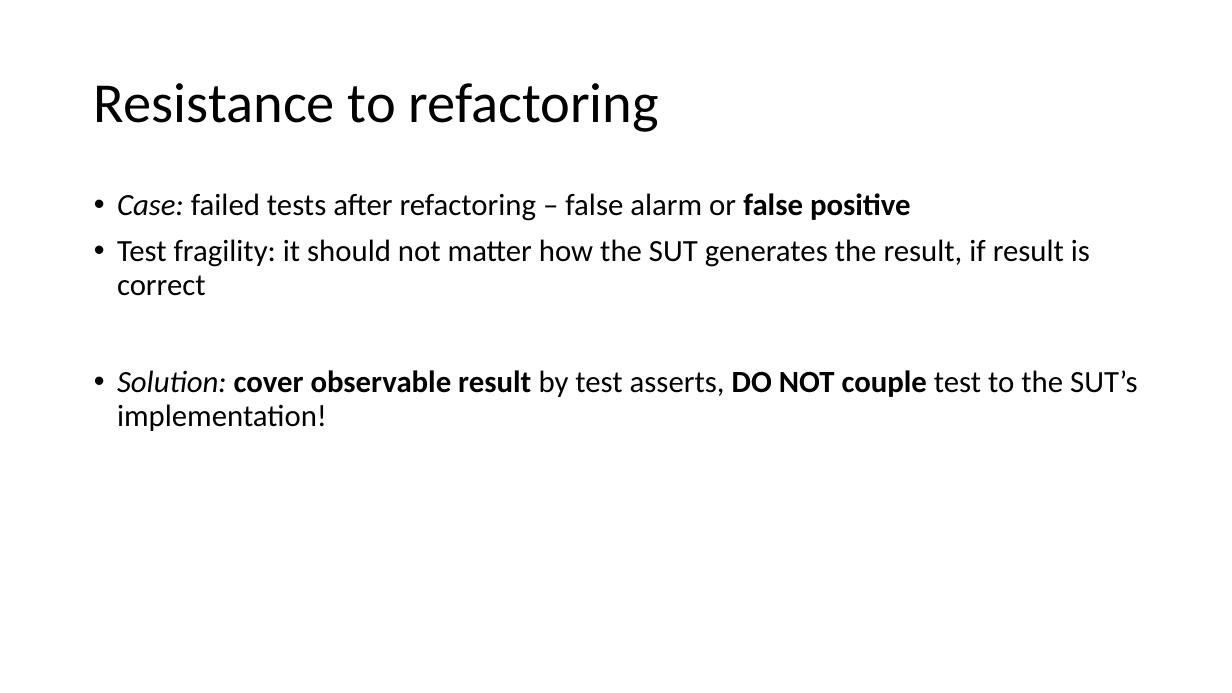
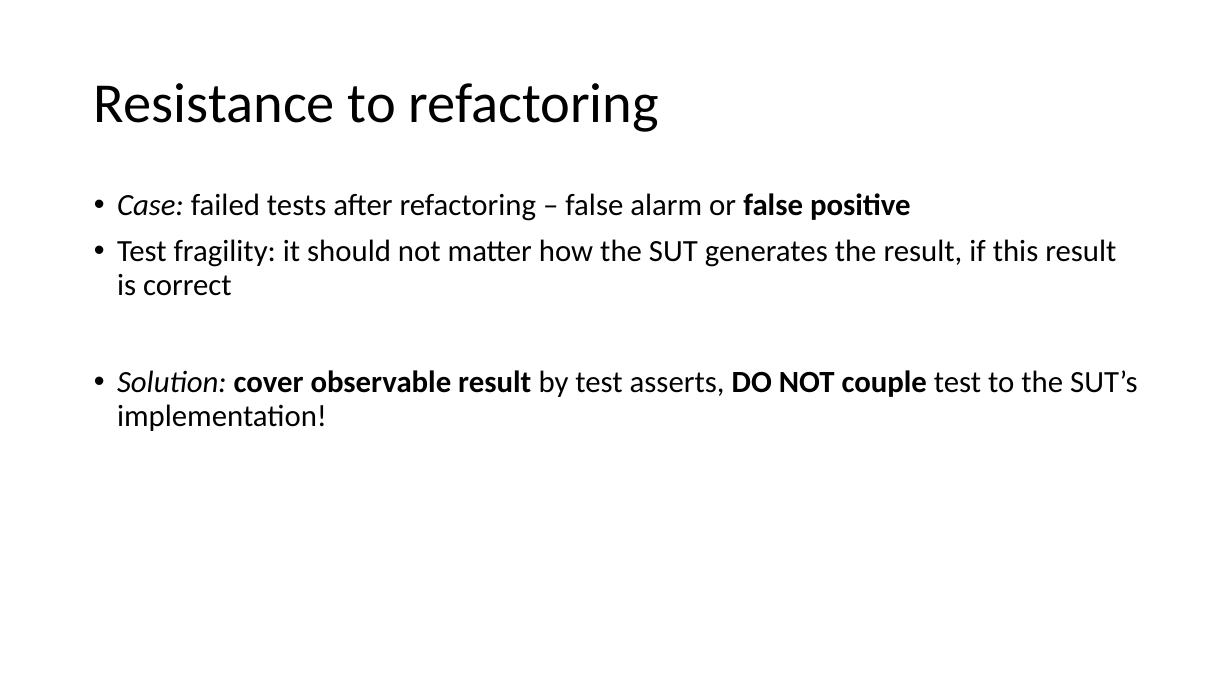
Before and after one commit to magicmanam/slides, a slide deck: slide 16 of automation-testing/unit-testing.pptx. Drawn at 1232x693 pixels with LibreOffice and Linux fonts; fonts in the diff are those of the drawing. Boxes give left, top, right and bottom in pixels: in the first picture for what was removed or moved away, otherwise in the second. Text is boxed around its words. In the diff, an @@ line names an element or a change of style, - is before the commit and + after.

```diff
--- a/automation-testing/unit-testing.pptx
+++ b/automation-testing/unit-testing.pptx
@@ text at [117,239,1116,296]: text changed @@
-• Test fragility: it should not matter how the SUT generates the result, if result is correct
+• Test fragility: it should not matter how the SUT generates the result, if this result is correct
```
Also in this commit, not shown: 29 other slides changed.
